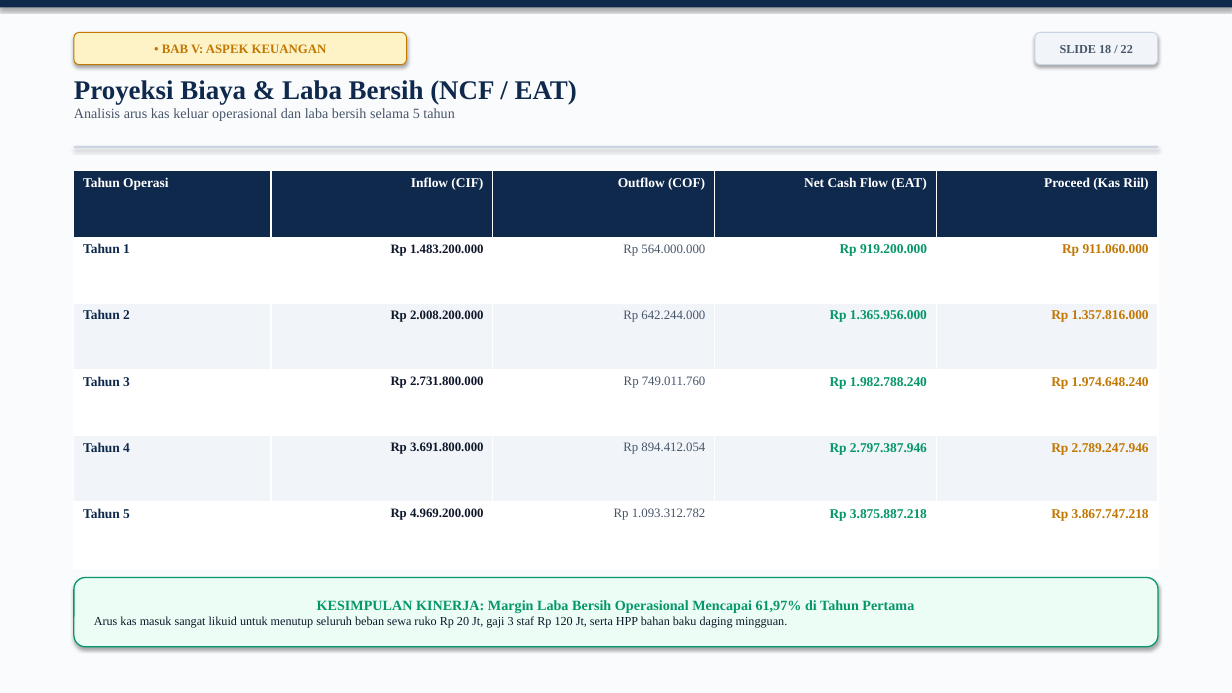
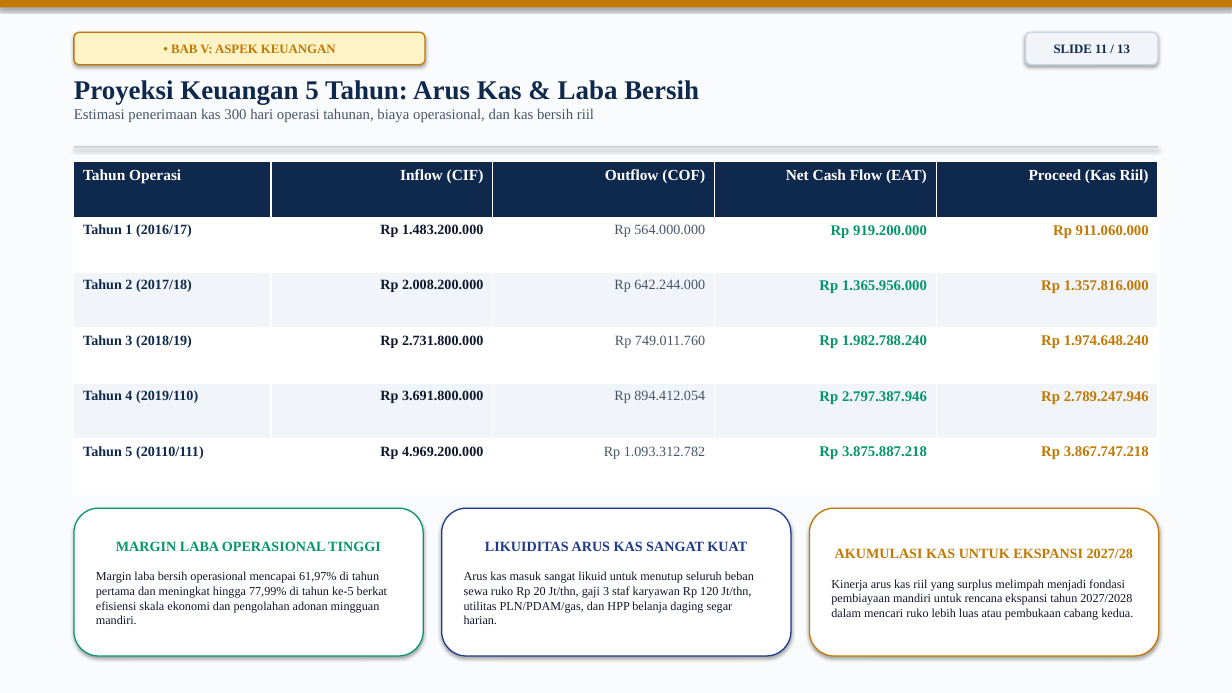
Before and after one commit to arthurfreelanceinquiries-alt/SKB-Bakmi-Mimu, a slide deck: slide 11 of naskah utama/Presentasi_SKB_Bakmi_Mimu_Carina_Sayang.pptx (slide 18 before the commit). Drawn at 1232x693 pixels with LibreOffice and Linux fonts; fonts in the diff are those of the drawing. Boxes give left, top, right and bottom in pixels: in the first picture for what was removed or moved away, otherwise in the second. Text is boxed around its words. In the diff, an @@ line names an element or a change of style, - is before the commit and + after.

```diff
--- a/naskah utama/Presentasi_SKB_Bakmi_Mimu_Carina_Sayang.pptx
+++ b/naskah utama/Presentasi_SKB_Bakmi_Mimu_Carina_Sayang.pptx
@@ rectangle at (0,0,1232,7): fill #0F294D to #C27803 @@
@@ rounded rectangle "• BAB V: ASPEK KEUANGAN": place and size @@
-rounded rectangle "• BAB V: ASPEK KEUANGAN" at (74,32,407,65)
+rounded rectangle "• BAB V: ASPEK KEUANGAN" at (74,32,425,65)
@@ rounded rectangle "• BAB V: ASPEK KEUANGAN" at (74,32,425,65): outline #C27803 0.75 pt to #C27803 1 pt @@
@@ rounded rectangle "SLIDE 11 / 13": place and size @@
-rounded rectangle "SLIDE 11 / 13" at (1035,32,1158,65)
+rounded rectangle "SLIDE 11 / 13" at (1026,32,1158,65)
@@ rounded rectangle "SLIDE 11 / 13" at (1026,32,1158,65): outline #CBD5E1 0.75 pt to #CBD5E1 1 pt @@
@@ text in rounded rectangle at (1054,44,1130,53): text changed; size 9.5 to 10 pt; text colour #475569 to #0F294D @@
-SLIDE 18 / 22
+SLIDE 11 / 13
@@ text at (74,80,699,122): text changed; size 11 to 11.5 pt @@
-Proyeksi Biaya & Laba Bersih (NCF / EAT)
-Analisis arus kas keluar operasional dan laba bersih selama 5 tahun
+Proyeksi Keuangan 5 Tahun: Arus Kas & Laba Bersih
+Estimasi penerimaan kas 300 hari operasi tahunan, biaya operasional, dan kas bersih riil
@@ table at (74,162,1158,494) @@
-row 2, column 1: Tahun 1
+row 2, column 1: Tahun 1 (2016/17)
-row 3, column 1: Tahun 2
+row 3, column 1: Tahun 2 (2017/18)
-row 4, column 1: Tahun 3
+row 4, column 1: Tahun 3 (2018/19)
-row 5, column 1: Tahun 4
+row 5, column 1: Tahun 4 (2019/110)
-row 6, column 1: Tahun 5
+row 6, column 1: Tahun 5 (20110/111)
@@ size 10.5 to 12 pt in "Tahun Operasi", "Inflow (CIF)", "Outflow (COF)", "Net Cash Flow (EAT)" and 1 more places @@
@@ size 10 to 11 pt in "Rp 1.483.200.000", "Rp 564.000.000", "Rp 2.008.200.000", "Rp 642.244.000" and 6 more places @@
@@ size 10.5 to 11.5 pt in "Rp 919.200.000", "Rp 911.060.000", "Rp 1.365.956.000", "Rp 1.357.816.000" and 6 more places @@
@@ table: place and size @@
-table at (74,171,1158,568)
+table at (74,162,1158,494)
@@ rounded rectangle "MARGIN LABA OPERASIONAL TINGGI": place and size @@
-rounded rectangle "MARGIN LABA OPERASIONAL TINGGI" at (74,578,1158,647)
+rounded rectangle "MARGIN LABA OPERASIONAL TINGGI" at (74,508,423,656)
@@ rounded rectangle "MARGIN LABA OPERASIONAL TINGGI" at (74,508,423,656): fill #ECFDF5 to #FFFFFF @@
@@ rounded rectangle added at (442,508,791,656), fill #FFFFFF, outline #1E3A8A 1 pt, 9.5 pt, text #0F172A @@
+LIKUIDITAS ARUS KAS SANGAT KUAT
+Arus kas masuk sangat likuid untuk menutup seluruh beban sewa ruko Rp 20 Jt/thn, gaji 3 staf karyawan Rp 120 Jt/thn, utilitas PLN/PDAM/gas, dan HPP belanja daging segar harian.
@@ rounded rectangle added at (810,508,1159,656), fill #FFFFFF, outline #C27803 1 pt, 9.5 pt, text #0F172A @@
+AKUMULASI KAS UNTUK EKSPANSI 2027/28
+Kinerja arus kas riil yang surplus melimpah menjadi fondasi pembiayaan mandiri untuk rencana ekspansi tahun 2027/2028 dalam mencari ruko lebih luas atau pembukaan cabang kedua.
@@ text in rounded rectangle at (96,541,387,624): text changed @@
-KESIMPULAN KINERJA: Margin Laba Bersih Operasional Mencapai 61,97% di Tahun Pertama
-Arus kas masuk sangat likuid untuk menutup seluruh beban sewa ruko Rp 20 Jt, gaji 3 staf Rp 120 Jt, serta HPP bahan baku daging mingguan.
+MARGIN LABA OPERASIONAL TINGGI
+Margin laba bersih operasional mencapai 61,97% di tahun pertama dan meningkat hingga 77,99% di tahun ke-5 berkat efisiensi skala ekonomi dan pengolahan adonan mingguan mandiri.
```
Also in this commit, not shown: 11 other slides changed, 1 slide added, 10 slides removed, 3 other files.
